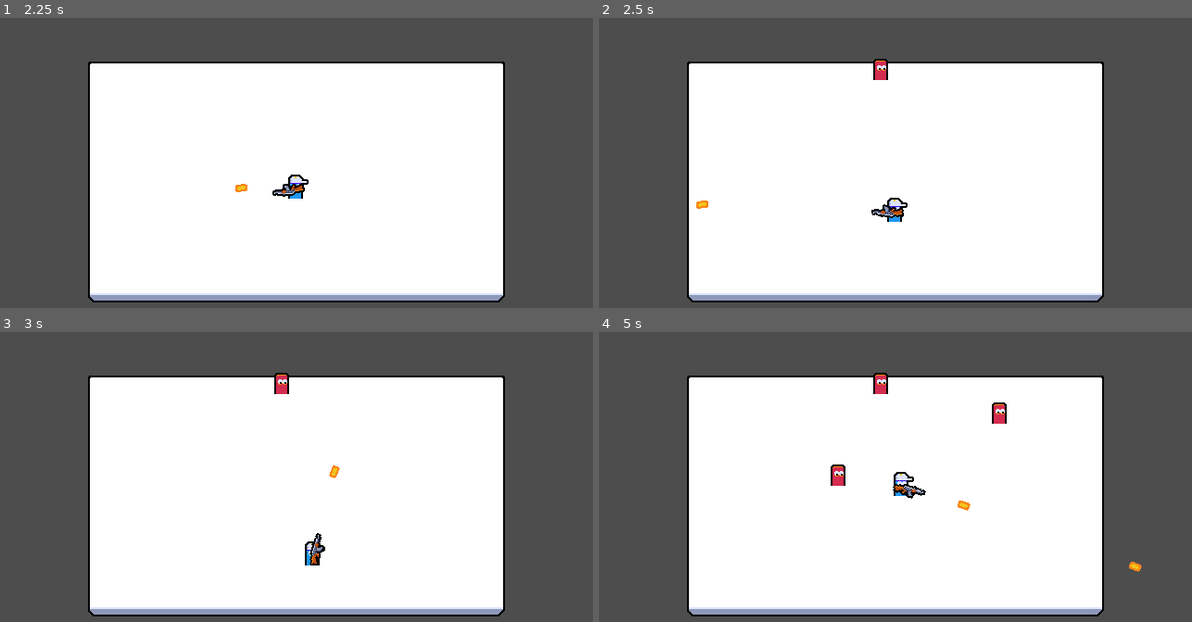
Above: before the commit, frames 1-4 (two rows, left to right).
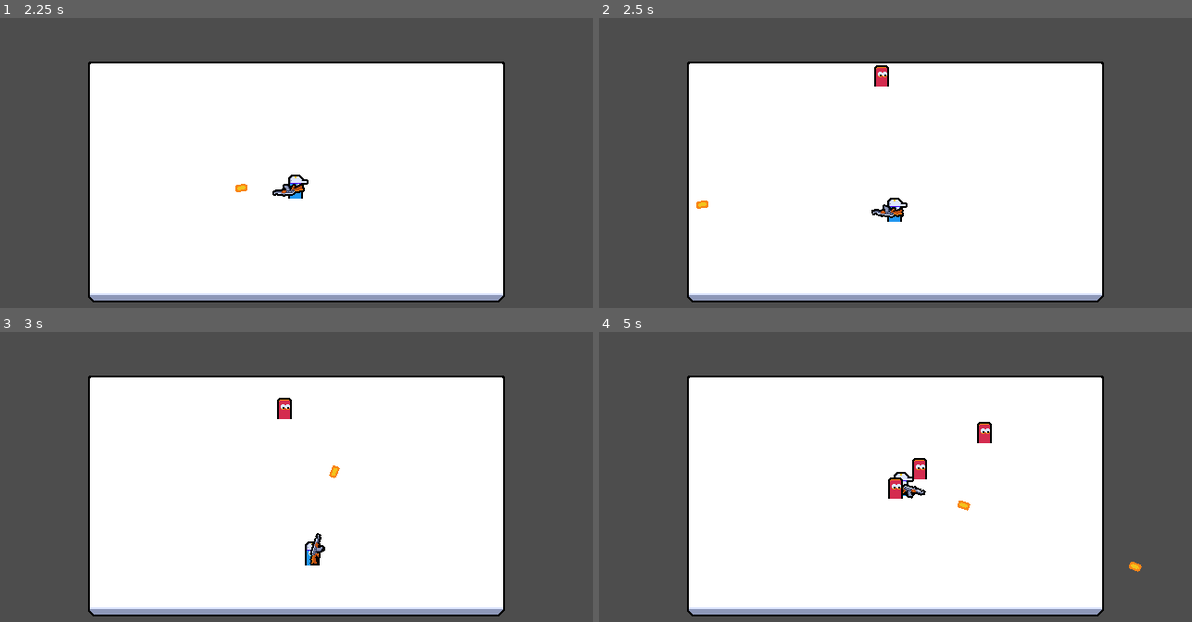
Above: after the commit, the same moments.

Repository: mpowell773/Godot_Multiplayer_Tut
Game: Godot game, scene res://ui/main_menu/main_menu.tscn
Same seed, same stepped clock (60 frames per second), same inputs: the game is played once before the commit and once after it.
Inputs (mouse positions are in pixels of both pictures, inside the frame that each line leads up to):
- Up to frame 1 (2.25 s): tap Enter at 0.5 s; move the mouse to (426, 160) at 0.52 s; press the mouse at (426, 160) at 0.53 s; hold D (move_right) 0.53-1.25 s; release the mouse at (426, 160) at 1.25 s; click "Host" at 1.25 s; tap Space at 2 s; move the mouse to (177, 194) at 2.02 s; hold S (move_down) from 2.03 s (still down); click (177, 194) at 2.1 s
- Up to frame 2 (2.5 s): keep holding S (move_down)
- Up to frame 3 (3 s): move the mouse to (355, 419) at 2.77 s; release S (move_down) at 2.78 s; press the mouse at (355, 419) at 2.78 s; hold D (move_right) from 2.78 s (still down)
- Up to frame 4 (5 s): move the mouse to (865, 558) at 3.52 s; release D (move_right) at 3.53 s; release the mouse at (865, 558) at 3.53 s; hold W (move_up) 3.53-4.28 s; click (865, 558) at 3.6 s; move the mouse to (1073, 540) at 4.27 s; press the mouse at (1073, 540) at 4.28 s; hold A (move_left) from 4.28 s (still down)

Frame 1 is identical in both runs. In frame 2, 0.2% of the frame differs, in the area x 46-49%, y 14-24%; in frame 3, 0.4%; in frame 4, 1.1%, in the area x 39-69%, y 14-58%.

Commit message:
add basic enemy AI to chase nearest player

Diff:
--- a/entities/enemy/enemy.gd
+++ b/entities/enemy/enemy.gd
@@ -1,18 +1,52 @@
 extends CharacterBody2D
 
+var current_health: int = 1
+var target_position: Vector2
+
 @onready var area_2d: Area2D = $Area2D
-
-var current_health: int = 1
+@onready var target_acquisition_timer: Timer = $TargetAcquisitionTimer
 
 
 func _ready() -> void:
 	area_2d.area_entered.connect(_on_area_entered)
+	target_acquisition_timer.timeout.connect(_on_target_acquisition_timer_timeout)
+
+	if is_multiplayer_authority():
+		acquire_target()
+
+
+func _process(_delta: float) -> void:
+	if is_multiplayer_authority():
+		velocity = global_position.direction_to(target_position) * 40
+		move_and_slide()
 
 
 func handle_hit() -> void:
 	current_health -= 1
 	if current_health <= 0:
 		queue_free()
+
+
+func acquire_target() -> void:
+	var players := get_tree().get_nodes_in_group("player")
+	var nearest_player: Player = null
+	var nearest_squared_distance: float
+
+	for player in players:
+		if nearest_player == null:
+			nearest_player = player
+			nearest_squared_distance = nearest_player.global_position\
+				.distance_squared_to(global_position)
+			continue
+
+		var player_squared_distance: float = player.global_position\
+			.distance_squared_to(global_position)
+		if player_squared_distance < nearest_squared_distance:
+			nearest_squared_distance = player_squared_distance
+			nearest_player = player
+
+	if nearest_player != null:
+		target_position = nearest_player.global_position
 
 
 func _on_area_entered(other_area: Area2D) -> void:
@@ -22,3 +56,8 @@
 		var bullet := other_area.owner as Bullet
 		bullet.register_collision()
 		handle_hit()
+
+
+func _on_target_acquisition_timer_timeout() -> void:
+	if is_multiplayer_authority():
+		acquire_target()
--- a/entities/enemy/enemy.tscn
+++ b/entities/enemy/enemy.tscn
@@ -6,7 +6,7 @@
 [sub_resource type="SceneReplicationConfig" id="SceneReplicationConfig_im2q6"]
 properties/0/path = NodePath(".:global_position")
 properties/0/spawn = true
-properties/0/replication_mode = 0
+properties/0/replication_mode = 1
 
 [sub_resource type="RectangleShape2D" id="RectangleShape2D_g4v7s"]
 size = Vector2(16, 24)
@@ -21,6 +21,10 @@
 
 [node name="MultiplayerSynchronizer" type="MultiplayerSynchronizer" parent="." unique_id=155607140]
 replication_config = SubResource("SceneReplicationConfig_im2q6")
+
+[node name="TargetAcquisitionTimer" type="Timer" parent="." unique_id=878789397]
+wait_time = 0.2
+autostart = true
 
 [node name="Area2D" type="Area2D" parent="." unique_id=905579212]
 position = Vector2(0, -12)
--- a/entities/player/player.tscn
+++ b/entities/player/player.tscn
@@ -12,7 +12,7 @@
 
 [sub_resource type="CircleShape2D" id="CircleShape2D_g4v7s"]
 
-[node name="Player" type="CharacterBody2D" unique_id=620339822]
+[node name="Player" type="CharacterBody2D" unique_id=620339822 groups=["player"]]
 collision_layer = 0
 motion_mode = 1
 script = ExtResource("1_symyc")
